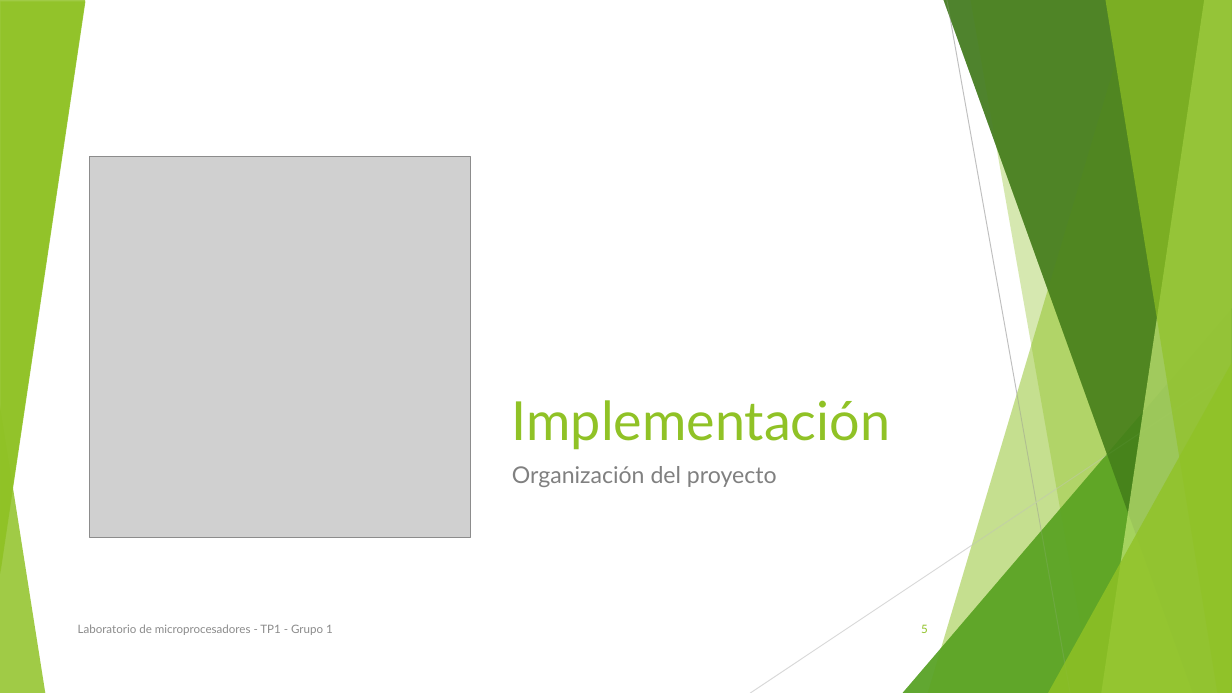
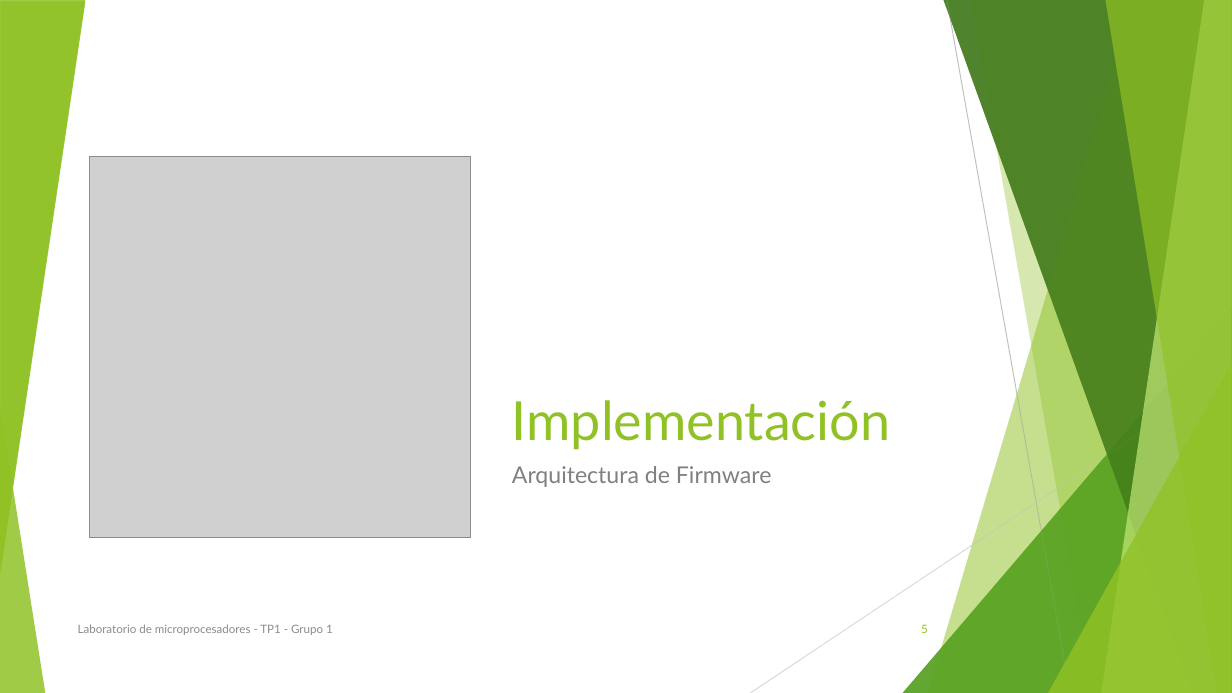
Before and after one commit to micros-g1/TP1, a slide deck: slide 5 of Notas/22.99 - TP1 - G1.pptx. Drawn at 1232x693 pixels with LibreOffice and Linux fonts; fonts in the diff are those of the drawing; grey boxes stand for pictures. Boxes give left, top, right and bottom in pixels: in the first picture for what was removed or moved away, otherwise in the second. Text is boxed around its words. In the diff, an @@ line names an element or a change of style, - is before the commit and + after.

```diff
--- a/Notas/22.99 - TP1 - G1.pptx
+++ b/Notas/22.99 - TP1 - G1.pptx
@@ text at [512, 466, 772, 487]: text changed @@
-Organización del proyecto
+Arquitectura de Firmware
```
Also in this commit, not shown: 2 other slides changed.
